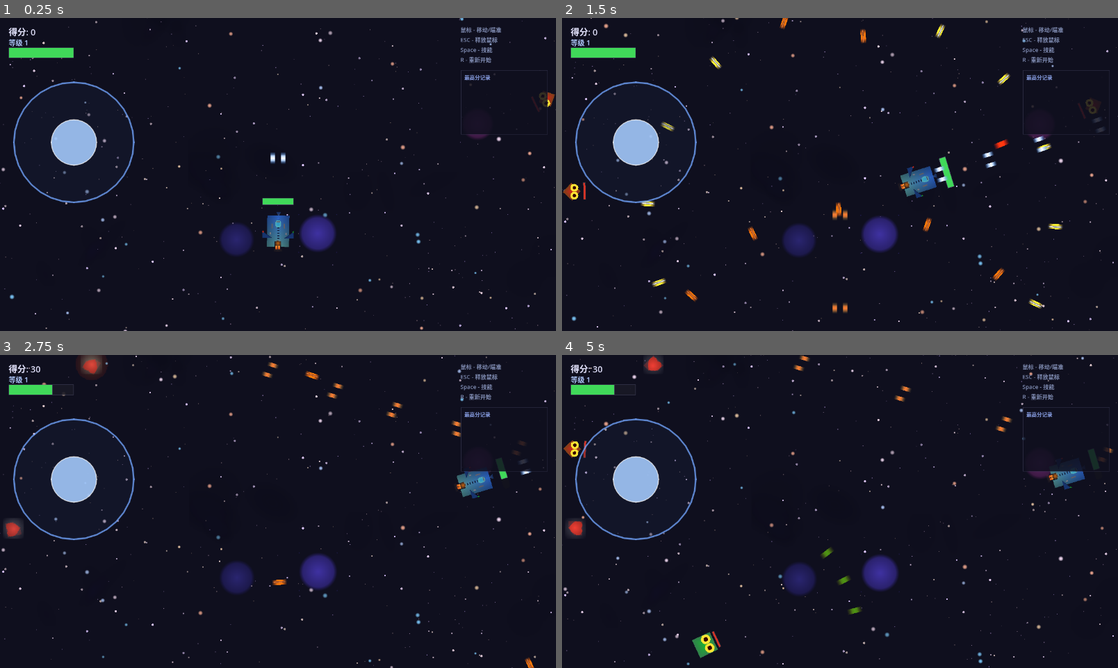
Above: before the commit, frames 1-4 (two rows, left to right).
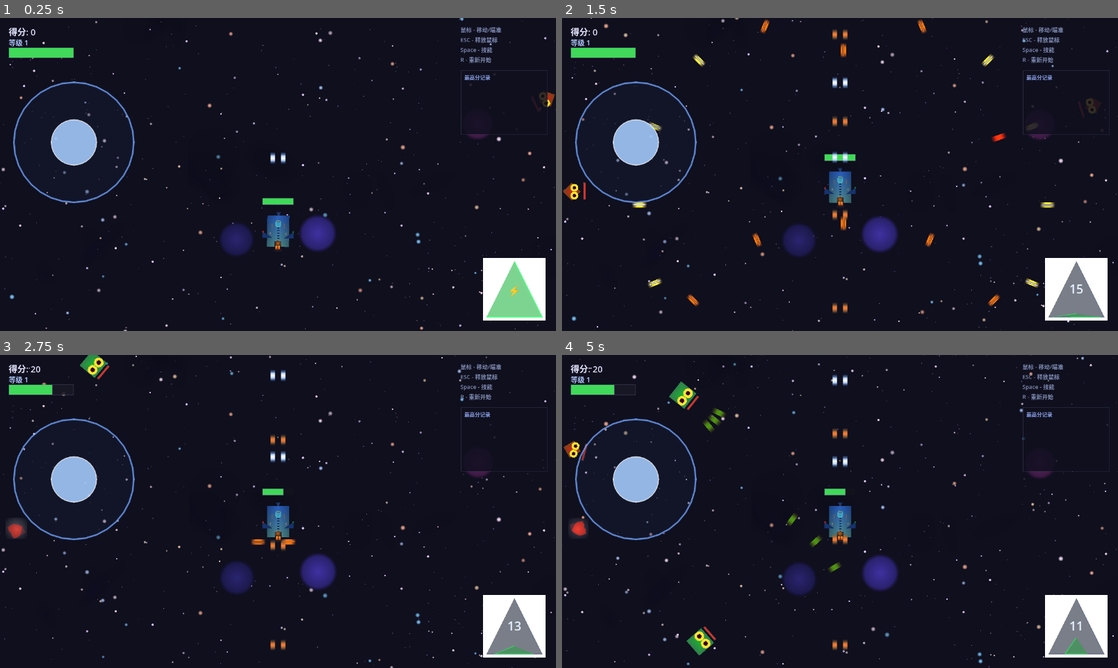
Above: after the commit, the same moments.

Repository: July-X/godot-game-one
Game: Godot game, scene res://scenes/main.tscn
Same seed, same stepped clock (60 frames per second), same inputs: the game is played once before the commit and once after it.
Inputs:
- Up to frame 1 (0.25 s): no input
- Up to frame 2 (1.5 s): click "⚡" at 0.5 s; click "15" at 1.25 s
- Up to frame 3 (2.75 s): click "14" at 2 s
- Up to frame 4 (5 s): click "13" at 2.75 s; click "13" at 3.5 s; click "12" at 4.25 s

The runs differ from the first frame. In frame 1, 2.2% of the frame differs, in the area x 86-99%, y 76-97%; in frame 2, 5.1%, in the area x 0-99%, y 0-97%; in frame 3, 4.4%; in frame 4, 4.7%.

Commit message:
fix: button position + mouse direction always active + no click capture
- hud.tscn: SkillButton remove anchors_preset=11 + grow_* overrides,
  explicitly set all 4 anchors to 1.0(bottom-right) with -168/-24 offsets
  (144x144 fixed in bottom-right corner with 24px margin)
- main.gd: set MOUSE_MODE_CAPTURED on PC from start (not VISIBLE),
  ESC toggles between CAPTURED ↔ VISIBLE, remove mouse-button capture.
  _spawn_mobile_controls + _restart_on_touch only on android/ios
- player.gd: remove mouse-button capture from _unhandled_input,
  remove redundant MOUSE_MODE_VISIBLE in mobile init
- mobile_controls.gd: remove PC mouse handling, guard with OS.has_feature,
  remove unused _is_mouse_dragging var
- hud.gd: fix touchscreen check in _update_platform_hints to OS.has_feature

Diff:
--- a/scenes/ui/hud.tscn
+++ b/scenes/ui/hud.tscn
@@ -79,16 +79,14 @@
 R - 重新开始"
 
 [node name="SkillButton" type="Button" parent="." unique_id=1077829414]
-anchors_preset = 11
 anchor_left = 1.0
+anchor_top = 1.0
 anchor_right = 1.0
 anchor_bottom = 1.0
 offset_left = -168.0
 offset_top = -168.0
 offset_right = -24.0
 offset_bottom = -24.0
-grow_horizontal = 0
-grow_vertical = 2
 theme_override_styles/normal = SubResource("4")
 theme_override_styles/pressed = SubResource("4")
 theme_override_styles/hover = SubResource("4")
--- a/scripts/hud.gd
+++ b/scripts/hud.gd
@@ -161,7 +161,7 @@
 		_perm_leaderboard_entries.add_child(label)
 
 func _update_platform_hints() -> void:
-	var is_mobile: bool = OS.has_feature("android") or DisplayServer.is_touchscreen_available()
+	var is_mobile: bool = OS.has_feature("android") or OS.has_feature("ios")
 	if is_mobile:
 		_controls_label.text = "左侧轮盘 - 移动/转向\n自动射击\n点击屏幕重新开始"
 		_restart_label.text = "点击屏幕重新开始"
--- a/scripts/main.gd
+++ b/scripts/main.gd
@@ -20,7 +20,10 @@
 @onready var _bg_color: ColorRect = $BgColor
 
 func _ready() -> void:
-	Input.mouse_mode = Input.MOUSE_MODE_VISIBLE
+	if not (OS.has_feature("android") or OS.has_feature("ios")):
+		Input.mouse_mode = Input.MOUSE_MODE_CAPTURED
+	else:
+		Input.mouse_mode = Input.MOUSE_MODE_VISIBLE
 	_create_parallax_background()
 	_spawn_mobile_controls()
 	_spawn_player()
@@ -186,7 +189,7 @@
 	add_child(_hud)
 
 func _spawn_mobile_controls() -> void:
-	if OS.has_feature("android") or DisplayServer.is_touchscreen_available():
+	if OS.has_feature("android") or OS.has_feature("ios"):
 		var mc = _mobile_controls_scene.instantiate()
 		add_child(mc)
 
@@ -341,7 +344,7 @@
 	tween.tween_callback(banner.queue_free)
 
 func _restart_on_touch() -> void:
-	if OS.has_feature("android") or DisplayServer.is_touchscreen_available():
+	if OS.has_feature("android") or OS.has_feature("ios"):
 		_restart()
 
 func _on_level_up(_new_level: int) -> void:
@@ -359,12 +362,8 @@
 	if event is InputEventKey and event.keycode == KEY_ESCAPE:
 		if Input.mouse_mode == Input.MOUSE_MODE_CAPTURED:
 			Input.mouse_mode = Input.MOUSE_MODE_VISIBLE
-		elif not (OS.has_feature("android") or OS.has_feature("ios")):
+		else:
 			Input.mouse_mode = Input.MOUSE_MODE_CAPTURED
-	if event is InputEventMouseButton and event.pressed:
-		if event.button_index == MOUSE_BUTTON_LEFT or event.button_index == MOUSE_BUTTON_RIGHT:
-			if Input.mouse_mode == Input.MOUSE_MODE_VISIBLE:
-				Input.mouse_mode = Input.MOUSE_MODE_CAPTURED
 	if event is InputEventKey and event.keycode == KEY_F11:
 		if DisplayServer.window_get_mode() == DisplayServer.WINDOW_MODE_WINDOWED:
 			DisplayServer.window_set_mode(DisplayServer.WINDOW_MODE_FULLSCREEN)
--- a/scripts/mobile_controls.gd
+++ b/scripts/mobile_controls.gd
@@ -6,7 +6,6 @@
 var _move_vector: Vector2 = Vector2.ZERO
 var _joystick_center: Vector2 = Vector2.ZERO
 var _move_touch_id: int = -1
-var _is_mouse_dragging: bool = false
 var _ui_root: Control
 var _base_node: Panel
 var _knob_node: Panel
@@ -21,25 +20,10 @@
 	_update_visual_knob(_joystick_center)
 
 func _unhandled_input(event: InputEvent) -> void:
-	## 鼠标控制（PC 端）
-	if event is InputEventMouseButton:
-		if event.pressed:
-			if _is_in_joystick_area(event.position):
-				_is_mouse_dragging = true
-				_set_active_visual(true)
-				_update_move_vector(event.position)
-		else:
-			if _is_mouse_dragging:
-				_is_mouse_dragging = false
-				_move_vector = Vector2.ZERO
-				move_input.emit(Vector2.ZERO)
-				_set_active_visual(false)
-				_update_visual_knob(_joystick_center)
-	elif event is InputEventMouseMotion:
-		if _is_mouse_dragging:
-			_update_move_vector(event.position)
+	if not (OS.has_feature("android") or OS.has_feature("ios")):
+		return
 	## 触屏控制（移动端）
-	elif event is InputEventScreenTouch:
+	if event is InputEventScreenTouch:
 		if event.pressed:
 			if _move_touch_id == -1 and _is_in_joystick_area(event.position):
 				_move_touch_id = event.index
--- a/scripts/player.gd
+++ b/scripts/player.gd
@@ -40,7 +40,6 @@
 	GameState.shield_changed.connect(_on_shield_changed)
 	if OS.has_feature("android") or OS.has_feature("ios"):
 		_mobile_mode = true
-		Input.mouse_mode = Input.MOUSE_MODE_VISIBLE
 		var mc = get_tree().current_scene.find_child("MobileControls", true, false)
 		if mc:
 			mc.move_input.connect(_on_mobile_move)
@@ -66,10 +65,6 @@
 		var target_pitch: float = -event.relative.y * mouse_sensitivity
 		_yaw_velocity = lerp(_yaw_velocity, target_yaw, mouse_smoothing)
 		_pitch_velocity = lerp(_pitch_velocity, target_pitch, mouse_smoothing)
-	if event is InputEventMouseButton and event.pressed:
-		if event.button_index == MOUSE_BUTTON_LEFT or event.button_index == MOUSE_BUTTON_RIGHT:
-			if Input.mouse_mode == Input.MOUSE_MODE_VISIBLE:
-				Input.mouse_mode = Input.MOUSE_MODE_CAPTURED
 
 func _on_mobile_move(vec: Vector2) -> void:
 	_touch_move = vec
